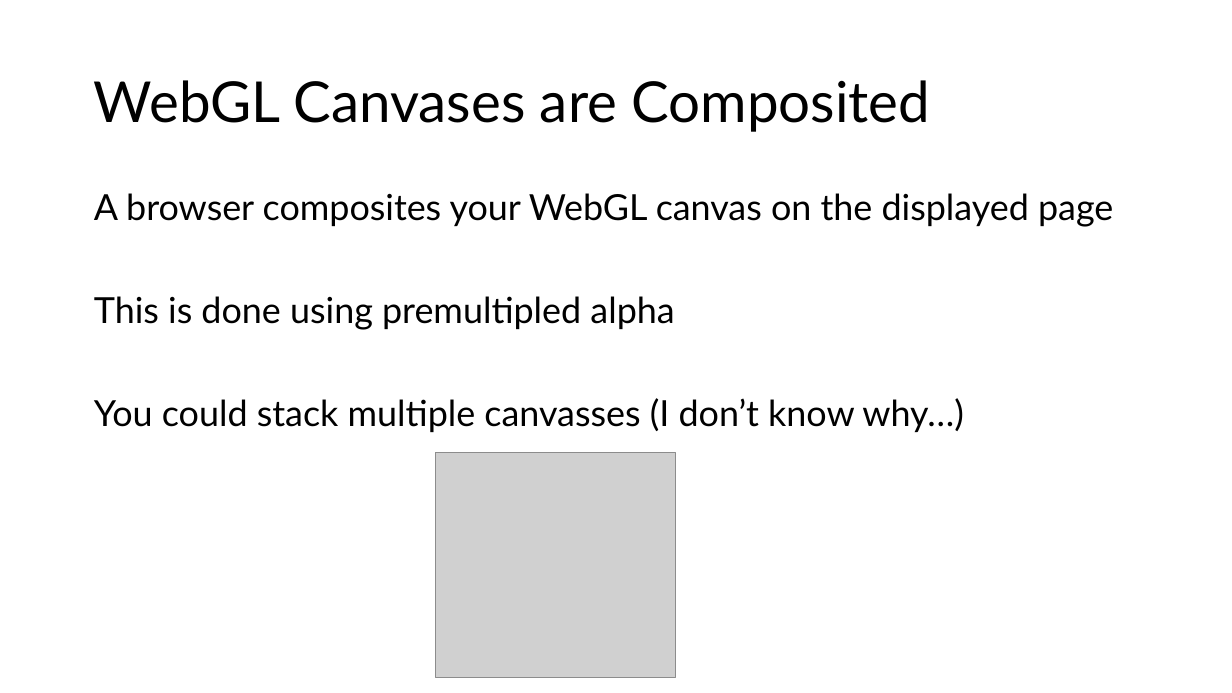
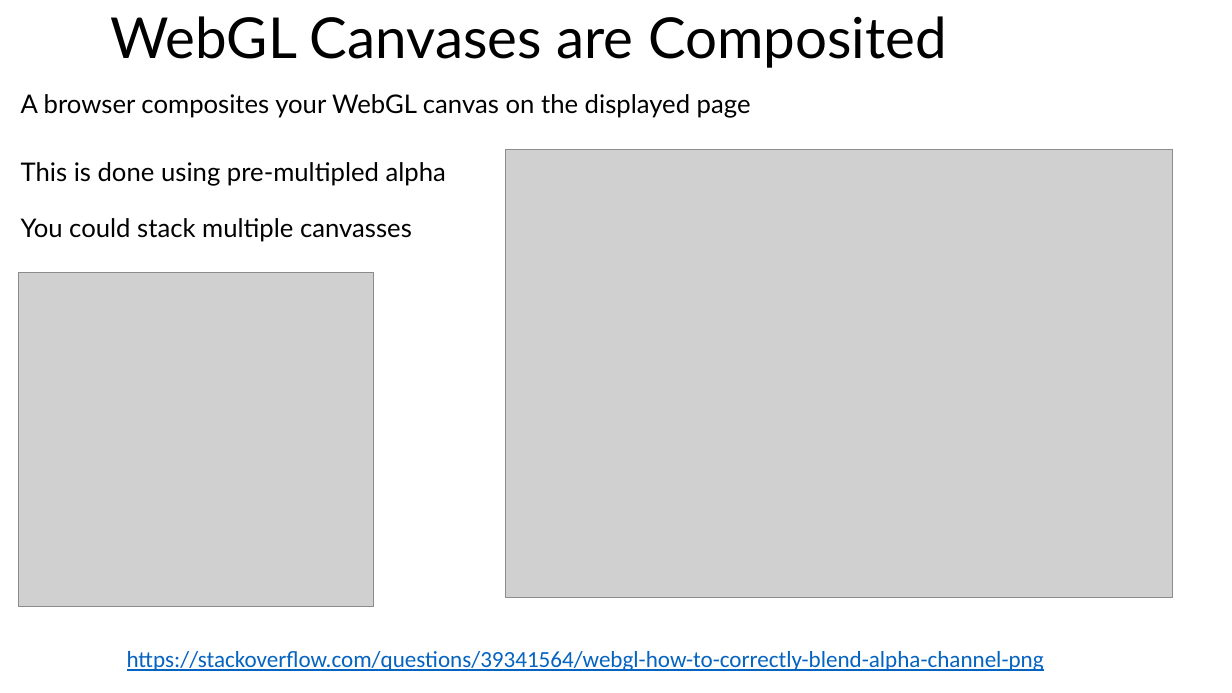
Before and after one commit to illinois-cs418/cs418CourseMaterial, a slide deck: slide 12 of Lectures/CS418-Lecture21-Compositing.pptx. Drawn at 1232x693 pixels with LibreOffice and Linux fonts; fonts in the diff are those of the drawing; grey boxes stand for pictures. Boxes give left, top, right and bottom in pixels: in the first picture for what was removed or moved away, otherwise in the second. Text is boxed around its words. In the diff, an @@ line names an element or a change of style, - is before the commit and + after.

```diff
--- a/Lectures/CS418-Lecture21-Compositing.pptx
+++ b/Lectures/CS418-Lecture21-Compositing.pptx
@@ title "WebGL Canvases are Composited": place and size @@
-title "WebGL Canvases are Composited" at (94, 80, 931, 132)
+title "WebGL Canvases are Composited" at (110, 16, 947, 68)
@@ text "A browser composites your WebGL ...": place and size @@
-text "A browser composites your WebGL ..." at (94, 193, 1113, 432)
+text "A browser composites your WebGL ..." at (21, 94, 751, 242)
@@ text at (21, 94, 751, 118): size 28 to 20 pt in "A browser composites your WebGL canvas on ..." @@
@@ picture added at (506, 149, 1173, 597) @@
@@ text at (21, 162, 446, 242): text changed; size 28 to 20 pt @@
-This is done using premultipled alpha
-You could stack multiple canvasses (I don’t know why…)
+This is done using pre-multipled alpha
+You could stack multiple canvasses
@@ picture: place and size @@
-picture at (435, 452, 676, 677)
+picture at (18, 273, 374, 606)
@@ text added at (127, 651, 1044, 671), 18 pt, text #0563C1, underline @@
+https://stackoverflow.com/questions/39341564/webgl-how-to-correctly-blend-alpha-channel-png
```
Also in this commit, not shown: 7 other slides changed, 12 slides added, 6 slides removed.
